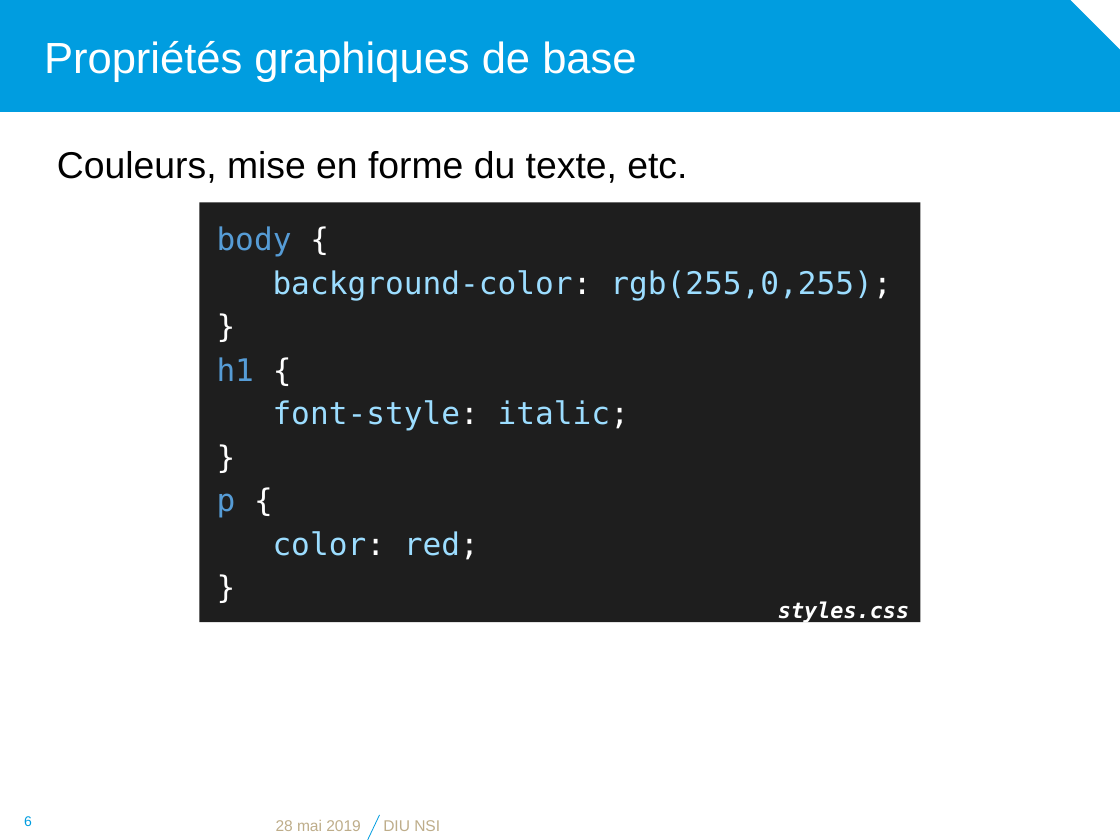
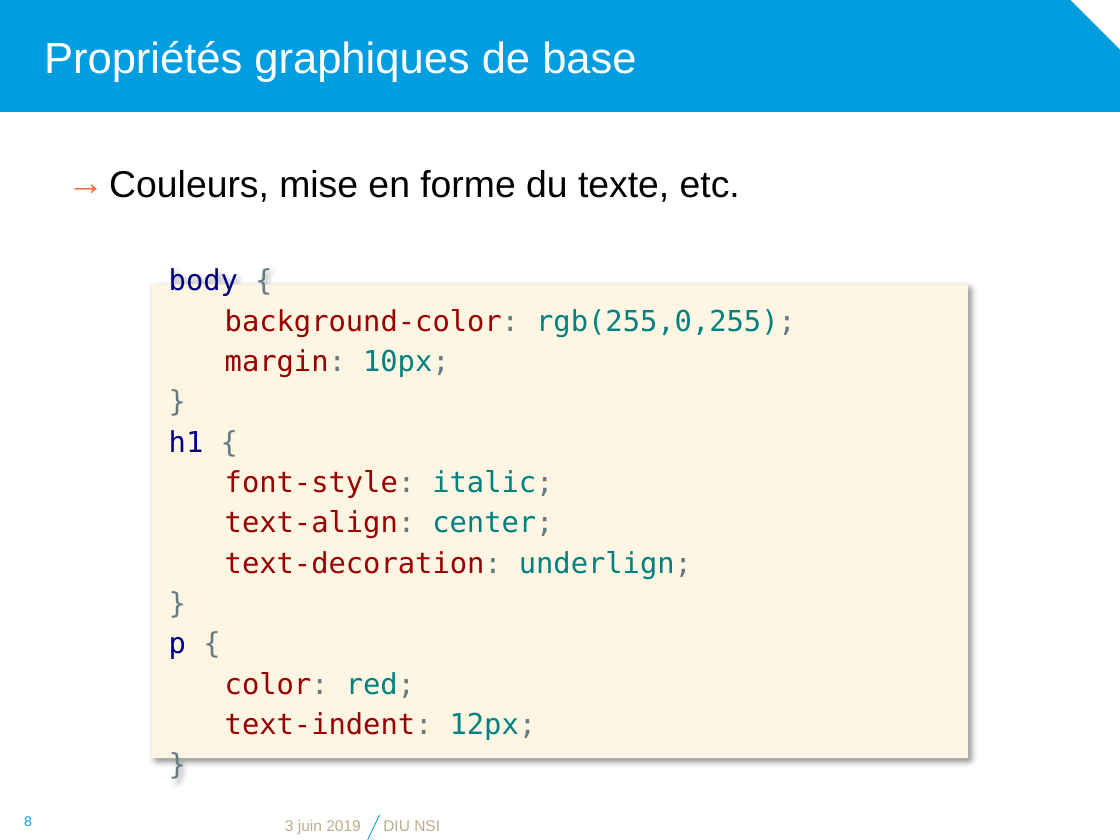
Before and after one commit to diu-uf-bordeaux/bloc1, a slide deck: slide 8 of web/3-CSS/css.pptx (slide 6 before the commit). Drawn at 1120x840 pixels with LibreOffice and Linux fonts; fonts in the diff are those of the drawing; background and template pictures are left out. Boxes give left, top, right and bottom in pixels: in the first picture for what was removed or moved away, otherwise in the second. Text is boxed around its words. In the diff, an @@ line names an element or a change of style, - is before the commit and + after.

```diff
--- a/web/3-CSS/css.pptx
+++ b/web/3-CSS/css.pptx
@@ text "Couleurs, mise en forme du ...": place and size @@
-text "Couleurs, mise en forme du ..." at [57, 151, 687, 183]
+text "Couleurs, mise en forme du ..." at [109, 170, 740, 202]
@@ text "Couleurs, mise en forme du ..." at [109, 170, 740, 202]: bullet none to →; more space between paragraphs @@
@@ rectangle "body {": place and size @@
-rectangle "body {" at [199, 203, 921, 623]
+rectangle "body {" at [151, 284, 968, 758]
@@ rectangle "body {" at [151, 284, 968, 758]: text to rectangle; fill #1E1E1E to #FEF6E3; shadow on @@
@@ text in rectangle at [169, 268, 796, 698]: size 20 to 18.5 pt in "body {", "background-color: rgb(255,0,255);", "}", "h1 {" and 5 more places; text colour #569CD6 to #010080 in "body", "h1", "p"; text colour #FFFFFF to #657B83 in "{", "background-color: rgb(255,0,255);", "}", "{" and 5 more places; text colour #9CDDFF to #990000 in "background-color:", "font-style:", "color:"; text colour #9CDDFF to #008080 in "rgb(255,0,255);", "italic;", "red;" @@
@@ text in rectangle at [225, 349, 450, 377]: paragraph added @@
+margin: 10px;
@@ text in rectangle at [225, 510, 692, 578]: paragraphs added @@
+text-align: center;
+text-decoration: underlign;
@@ text removed at [778, 601, 909, 623] @@
-styles.css
@@ text in rectangle at [225, 712, 537, 740]: paragraph added @@
+text-indent: 12px;
@@ page number at [24, 816, 32, 826]: text changed @@
-6
+8
@@ text at [285, 820, 361, 834]: text changed @@
-28 mai 2019
+3 juin 2019
```
Also in this commit, not shown: 8 other slides changed, 11 slides added, 5 slides removed, 1 other file.
